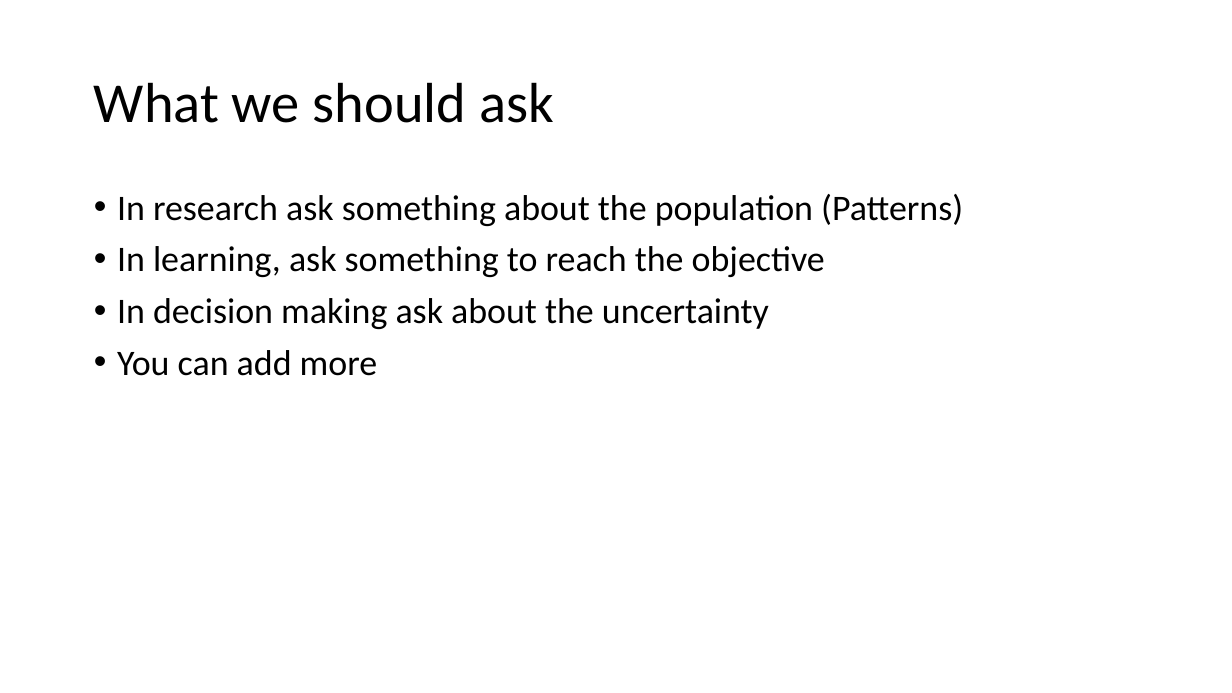
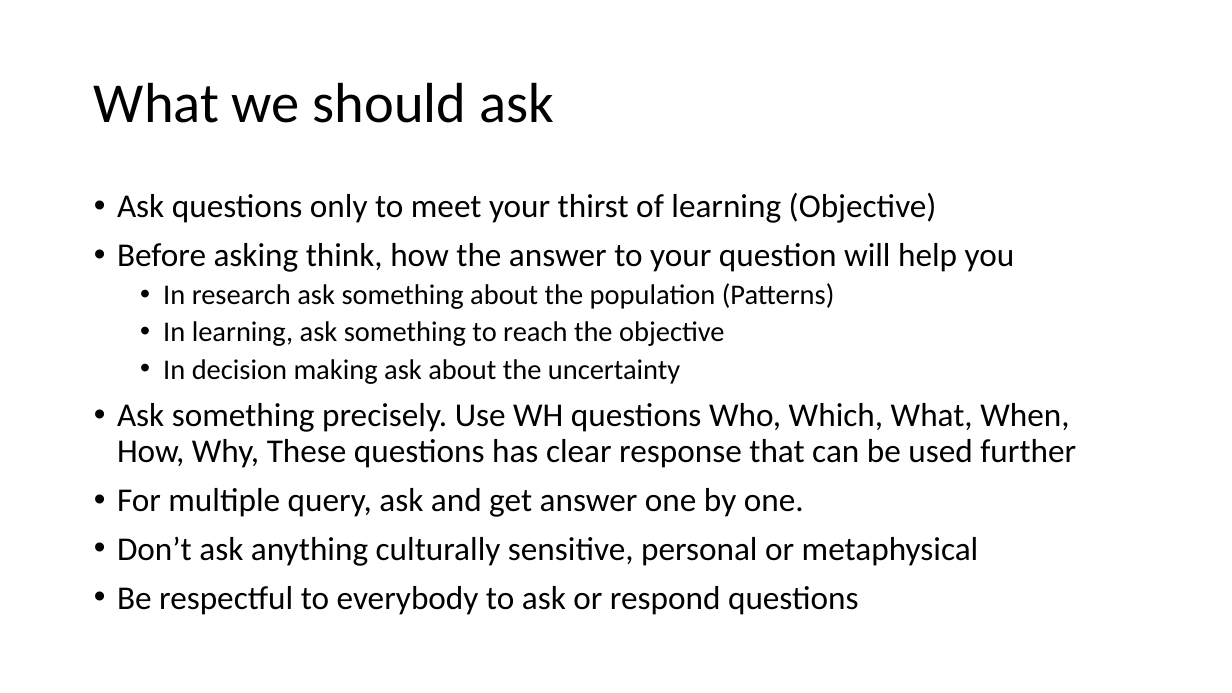
Before and after one commit to yushuf/TeamBeta, a slide deck: slide 7 of Presentation.pptx (slide 6 before the commit). Drawn at 1232x693 pixels with LibreOffice and Linux fonts; fonts in the diff are those of the drawing. Boxes give left, top, right and bottom in pixels: in the first picture for what was removed or moved away, otherwise in the second. Text is boxed around its words. In the diff, an @@ line names an element or a change of style, - is before the commit and + after.

Commit message:
update commit

```diff
--- a/Presentation.pptx
+++ b/Presentation.pptx
@@ text at <box>117,193,1015,272</box>: paragraphs added @@
+• Ask questions only to meet your thirst of learning (Objective)
+• Before asking think, how the answer to your question will help you
@@ text at <box>163,283,835,384</box>: size 28 to 22.2 pt in "In research ask something about the population ...", "In learning, ask something to reach the ...", "In decision making ask about the uncertainty"; list level 1 to 2 in "In research ask something about ..."; list level 1 to 2 in "In learning, ask something to ..."; list level 1 to 2 in "In decision making ask about ..." @@
@@ text at <box>117,403,1076,615</box>: text changed; size 28 to 25.9 pt @@
-• You can add more
+• Ask something precisely. Use WH questions Who, Which, What, When, How, Why, These questions has clear response that can be used further
+• For multiple query, ask and get answer one by one.
+• Don’t ask anything culturally sensitive, personal or metaphysical
+• Be respectful to everybody to ask or respond questions
```
Also in this commit, not shown: 4 other slides changed, 8 slides added, 4 slides removed.
